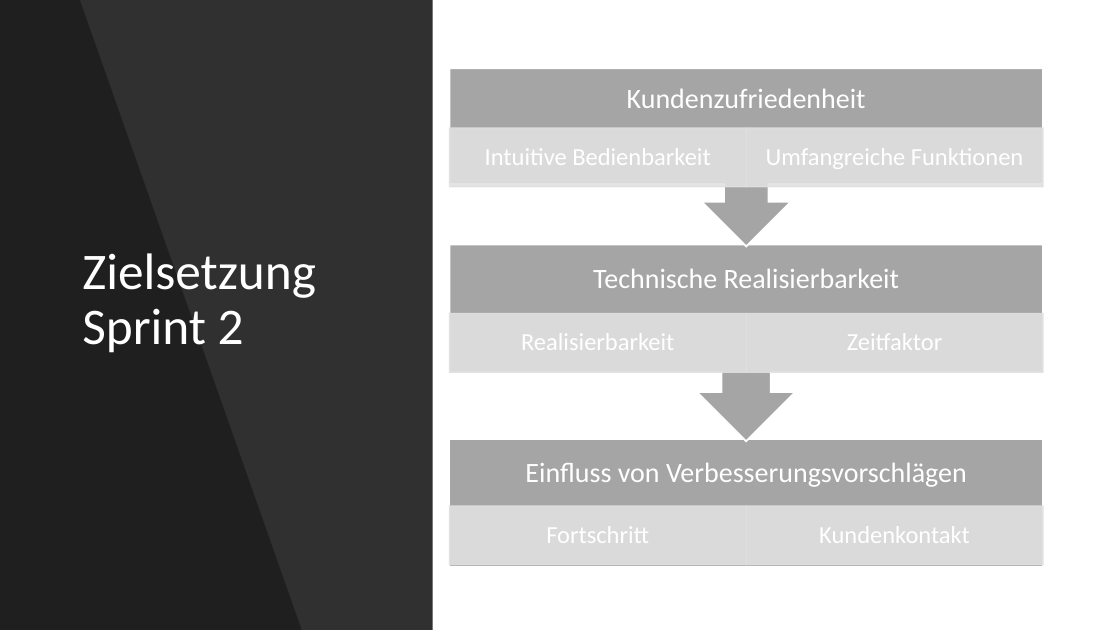
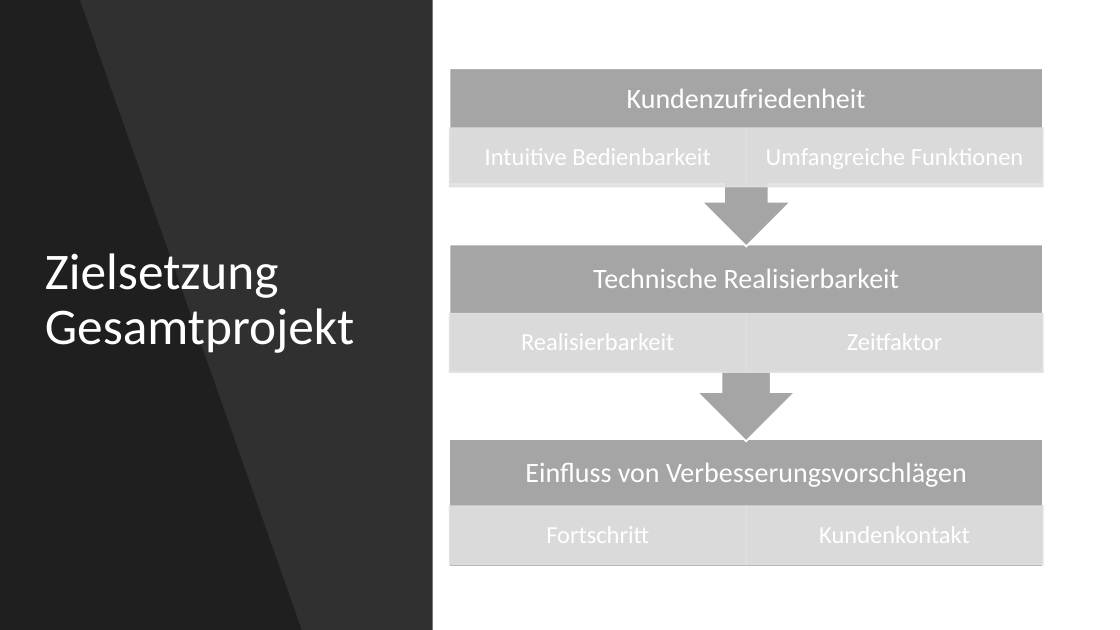
Before and after one commit to maxeuken/HSP-Sprint-1, a slide deck: slide 5 of Zahnraddimensionierungsprogramm.GruppeJ/PowerPoint Präsentation Sprint 2/Sprint 2.pptx (slide 4 before the commit). Drawn at 1120x630 pixels with LibreOffice and Linux fonts; fonts in the diff are those of the drawing. Boxes give left, top, right and bottom in pixels: in the first picture for what was removed or moved away, otherwise in the second. Text is boxed around its words. In the diff, an @@ line names an element or a change of style, - is before the commit and + after.

```diff
--- a/Zahnraddimensionierungsprogramm.GruppeJ/PowerPoint Präsentation Sprint 2/Sprint 2.pptx
+++ b/Zahnraddimensionierungsprogramm.GruppeJ/PowerPoint Präsentation Sprint 2/Sprint 2.pptx
@@ title at (45, 253, 354, 353): text changed @@
-Zielsetzung Sprint 2
+Zielsetzung Gesamtprojekt
```
Also in this commit, not shown: 3 other slides changed, 3 slides added, 5 slides removed, 4 other files.
